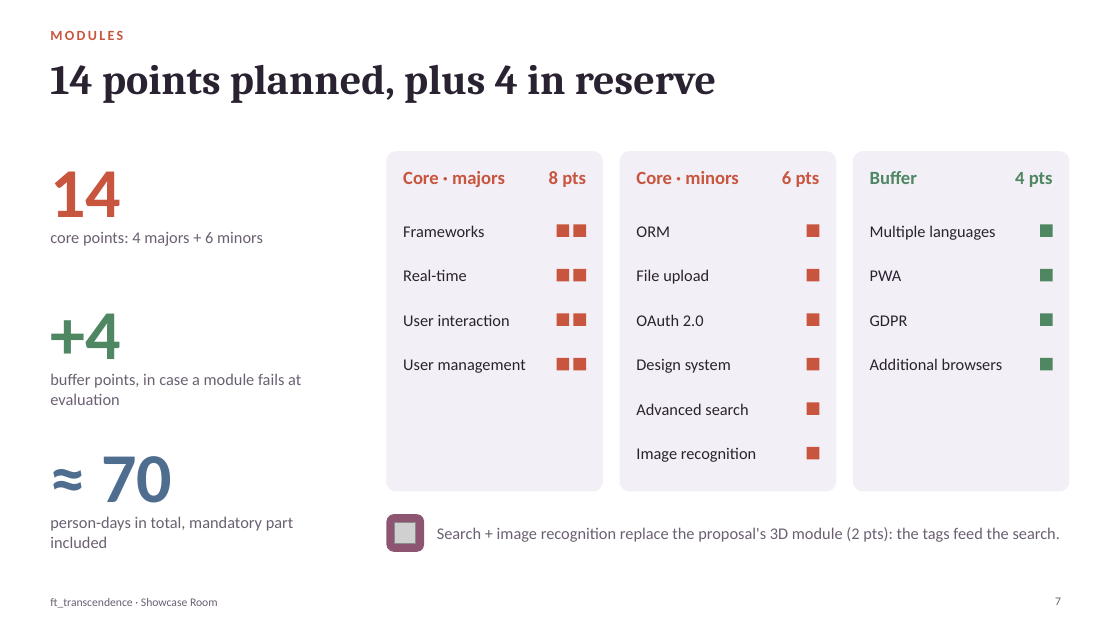
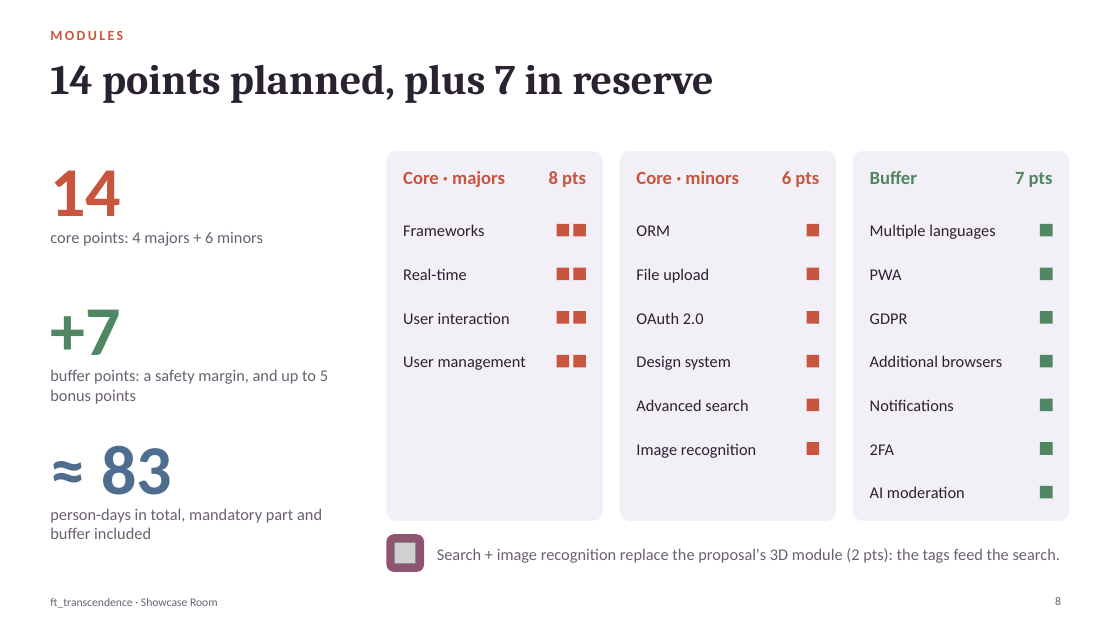
Before and after one commit to Komorebi-32/Transcendance, a slide deck: slide 8 of documentation/slides/showcase_room_overview_en.pptx (slide 7 before the commit). Drawn at 1120x630 pixels with LibreOffice and Linux fonts; fonts in the diff are those of the drawing; grey boxes stand for pictures. Boxes give left, top, right and bottom in pixels: in the first picture for what was removed or moved away, otherwise in the second. Text is boxed around its words. In the diff, an @@ line names an element or a change of style, - is before the commit and + after.

```diff
--- a/documentation/slides/showcase_room_overview_en.pptx
+++ b/documentation/slides/showcase_room_overview_en.pptx
@@ title at <box>50,64,713,103</box>: text changed @@
-14 points planned, plus 4 in reserve
+14 points planned, plus 7 in reserve
@@ rounded rectangle: place and size @@
-rounded rectangle at <box>386,151,603,492</box>
+rounded rectangle at <box>386,151,603,521</box>
@@ rounded rectangle: place and size @@
-rounded rectangle at <box>620,151,837,492</box>
+rounded rectangle at <box>620,151,837,521</box>
@@ rounded rectangle: place and size @@
-rounded rectangle at <box>853,151,1070,492</box>
+rounded rectangle at <box>853,151,1070,521</box>
@@ text at <box>1015,172,1053,187</box>: text changed @@
-4 pts
+7 pts
@@ text at <box>50,309,120,372</box>: text changed; size 10 to 60 pt; text colour #6B6072 to #4E8762; bold on @@
-7
++7
@@ text removed at <box>50,313,120,376</box> @@
-+4
@@ text at <box>50,369,328,404</box>: text changed @@
-buffer points, in case a module fails at evaluation
+buffer points: a safety margin, and up to 5 bonus points
@@ text added at <box>870,399,954,411</box>, 14 pt, text #2A2230 @@
+Notifications
@@ rectangle added at <box>1040,398,1053,411</box>, fill #4E8762 @@
@@ text added at <box>101,445,172,511</box>, 60 pt, text #4F6D8F, bold @@
+≈ 83
@@ 2 texts, 2 rectangles: place and size @@
-2 texts, 2 rectangles at <box>636,402,819,462</box>
+2 texts, 2 rectangles at <box>636,398,819,458</box>
@@ text added at <box>870,444,894,455</box>, 14 pt, text #2A2230 @@
+2FA
@@ rectangle added at <box>1040,442,1053,455</box>, fill #4E8762 @@
@@ text removed at <box>101,456,172,519</box> @@
-≈ 70
@@ text at <box>50,508,322,539</box>: text changed @@
-person-days in total, mandatory part included
+person-days in total, mandatory part and buffer included
@@ text added at <box>870,486,965,498</box>, 14 pt, text #2A2230 @@
+AI moderation
@@ rectangle added at <box>1040,486,1053,499</box>, fill #4E8762 @@
@@ rounded rectangle: place and size @@
-rounded rectangle at <box>386,514,424,552</box>
+rounded rectangle at <box>386,534,424,572</box>
@@ text "Search + image recognition replace ...": place and size @@
-text "Search + image recognition replace ..." at <box>437,527,1060,542</box>
+text "Search + image recognition replace ..." at <box>437,548,1060,563</box>
@@ picture: place and size @@
-picture at <box>395,523,416,544</box>
+picture at <box>395,543,416,564</box>
@@ page number added at <box>1055,597,1061,605</box>, 10 pt, text #6B6072 @@
+8
```
Also in this commit, not shown: 6 other slides changed, 4 slides added, 2 slides removed, 6 other files.
